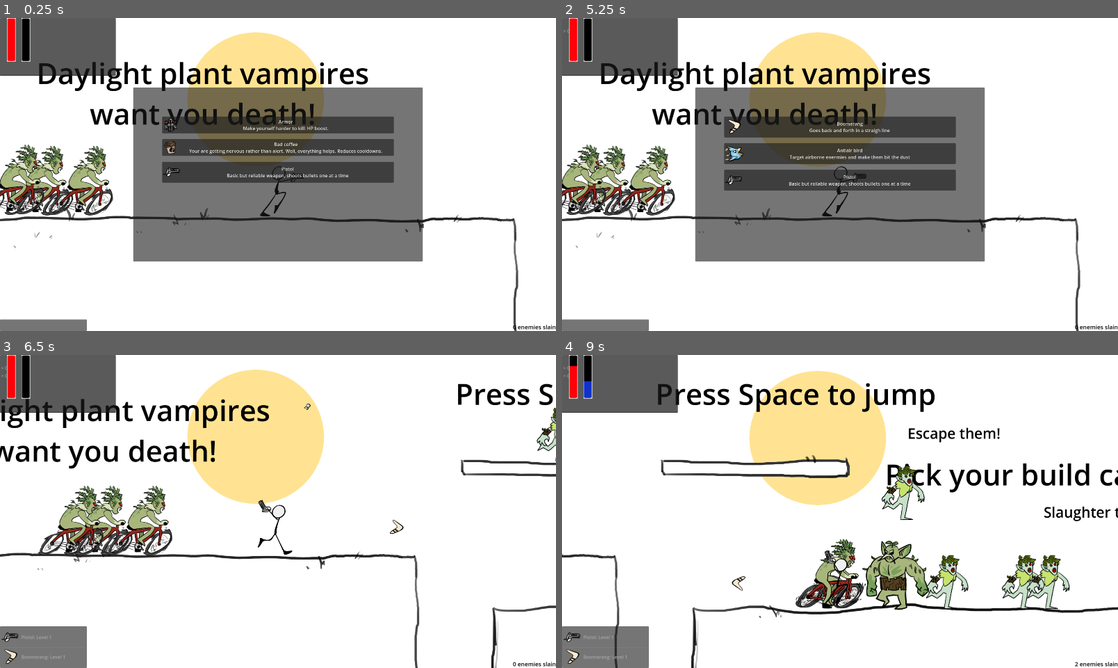
Above: before the commit, frames 1-4 (two rows, left to right).
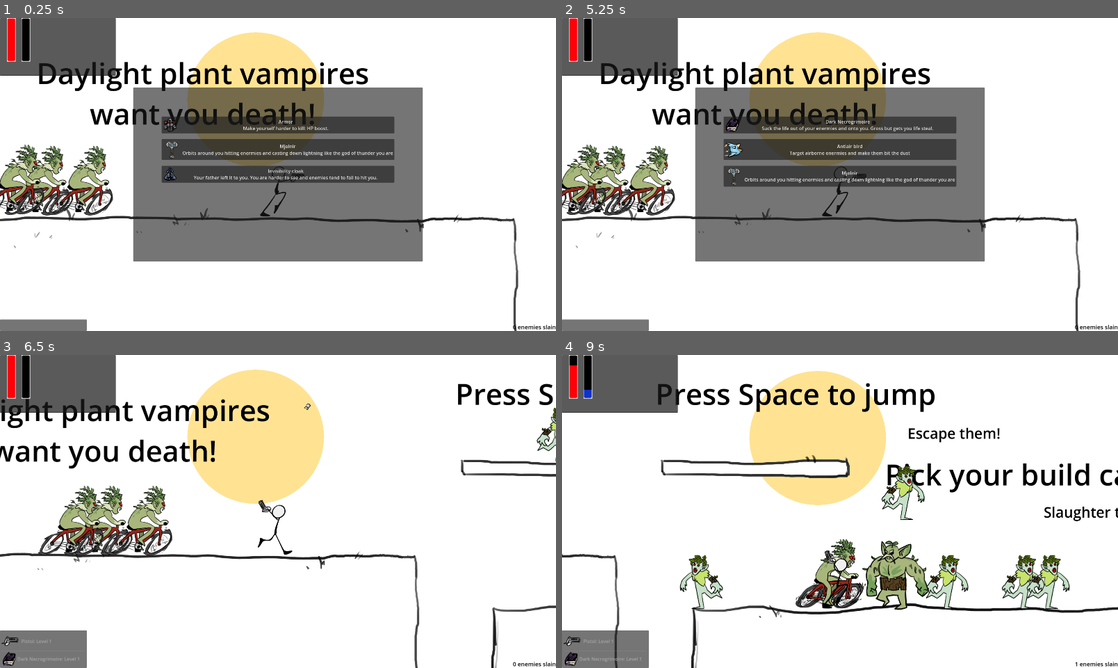
Above: after the commit, the same moments.

Repository: ricargoes/green-dusk
Game: Godot game, scene res://scenes/game.tscn
Same seed, same stepped clock (60 frames per second), same inputs: the game is played once before the commit and once after it. The engine's default icon, where the game draws it, is replaced by a stand-in: a white triangle on a blue panel in a dark square.
Inputs (mouse positions are in pixels of both pictures, inside the frame that each line leads up to):
- Up to frame 1 (0.25 s): no input
- Up to frame 2 (5.25 s): click "Armor Make yourself harder to…" at 0.5 s; tap Space (jump) at 1.25, 1.52, 2, 2.27, 2.75, 3.5, 3.77, 4.25, 4.52 s; click "Play Again" at 5 s
- Up to frame 3 (6.5 s): click (278, 461) at 5.75 s, where only the run after the commit has a clickable "Dark Necrogrimoire Suck the l…"
- Up to frame 4 (9 s): tap Space (jump) at 6.5, 6.77, 8.27 s

The runs differ from the first frame. In frame 1, 2.0% of the frame differs, in the area x 29-71%, y 31-53%; in frame 2, 4.1%, in the area x 0-71%, y 3-56%; in frame 3, 0.5%; in frame 4, 1.1%.

Commit message:
mjolnir added

Diff:
--- a/scenes/enemies/flying_enemy.gd
+++ b/scenes/enemies/flying_enemy.gd
@@ -11,12 +11,17 @@
 @export
 var attack_range: int = 500
 
+var is_dumb: bool = false
+
+func _custom_entry_behaviour():
+	is_dumb = randi() % 3 == 0
+
 func _process(delta: float) -> void:
 	if not is_inside_tree():
 		return
 	var hero: Node2D = get_tree().get_first_node_in_group("hero")
 	var distance_to_hero = hero.global_position - global_position
-	if distance_to_hero.length() < attack_range:
+	if distance_to_hero.length() < attack_range and not is_dumb:
 		velocity = distance_to_hero.normalized()* attack_speed
 	else:
 		wander_speed.y *= -1 if (global_position.y < wander_upper_limit and wander_speed.y < 0) or (global_position.y > wander_lower_limit and wander_speed.y > 0)  else 1
--- a/scenes/enemies/spawner.gd
+++ b/scenes/enemies/spawner.gd
@@ -5,10 +5,10 @@
 @export
 var spawning_frequency_by_level: Dictionary = {
 	1: 2.0,
-	2: 4.0,
-	3: 6.0,
-	4: 8.0,
-	5: 10.0
+	2: 6.0,
+	3: 10.0,
+	4: 14.0,
+	5: 20.0
 }
 @export
 var lifetime: float = 1.0
--- a/scenes/global/game_library.gd
+++ b/scenes/global/game_library.gd
@@ -36,12 +36,12 @@
 		#'icon': preload("res://resources/ui/icons/rocketlauncher.png"),
 		#'scene': preload("res://scenes/powerups/shotgun.tscn")
 	#},
-	#'Mjolnir': {
-		#'type': PowerUpType.Weapon,
-		#'description': 'Orbits around you hitting enermies and casting down lightning like the god of thunder you are',
-		#'icon': preload("res://resources/ui/icons/mjolnir.png"),
-		#'scene': preload("res://scenes/powerups/shotgun.tscn")
-	#},
+	'Mjolnir': {
+		'type': PowerUpType.Weapon,
+		'description': 'Orbits around you hitting enermies and casting down lightning like the god of thunder you are',
+		'icon': preload("res://resources/ui/icons/mjolnir.png"),
+		'scene': preload("res://scenes/powerups/mjolnir.tscn")
+	},
 	'Antiair bird': {
 		'type': PowerUpType.Weapon,
 		'description': 'Target airborne enermies and make them bit the dust',
--- a/scenes/hero.gd
+++ b/scenes/hero.gd
@@ -79,10 +79,10 @@
 
 func level_up():
 	get_tree().paused = true
+	level += 1
 	var can_levelup = $UI/LevelUpScreen.pick_powerup(powerups)
 	if can_levelup:
 		var powerup = await $UI/LevelUpScreen.powerup_selected
-		level += 1
 		xp_threshold = level*1000
 		if powerup != "":
 			equip_powerup(powerup)
--- /dev/null
+++ b/scenes/powerups/mjolnir.gd
@@ -0,0 +1,64 @@
+extends Node2D
+
+@export
+var pos_x_left := -900
+@export
+var pos_x_right := 900
+@export
+var hit_damage: float = 20.0
+@export
+var lightning_cooldown: float = 1.0
+@export
+var speed: float = 900
+
+var lighning_cooldown: float = 1.0
+
+var target_x: float = pos_x_right
+var cooldown_booster: float = 1.0
+
+func _ready() -> void:
+	$Cooldown.wait_time = lightning_cooldown
+
+func _process(delta: float) -> void:
+	global_position.y = 20
+	var distance_to_target: float = (target_x - position.x)
+	position.x += sign(distance_to_target)*speed*delta
+	if abs(distance_to_target) < 100:
+		OnScreenTerminal.log(target_x)
+		target_x = pos_x_left if target_x == pos_x_right else pos_x_right
+
+func lightning() -> void:
+	var lighning_distance = $Probe.get_collision_point().y - global_position.y if $Probe.is_colliding() else 2500
+
+	$Lightning.scale.y = lighning_distance/908
+	$Lightning.show()
+	$LightningFlash.start()
+	for enemy: Enemy in $Lightning.get_overlapping_bodies():
+		enemy.hurt(hit_damage)
+
+func cooldown_boost(boost: float):
+	cooldown_booster = boost
+	$Cooldown.wait_time = lightning_cooldown/boost
+
+func set_level(level: int):
+	match level:
+		1:
+			hit_damage = 20.0
+			lightning_cooldown = 0.75
+		2:
+			hit_damage = 20.0
+			lightning_cooldown = 0.5
+		3:
+			hit_damage = 40.0
+			lightning_cooldown = 0.5
+		4:
+			hit_damage = 40.0
+			lightning_cooldown = 0.4
+		5:
+			hit_damage = 50.0
+			lightning_cooldown = 0.25
+	$Cooldown.wait_time = lightning_cooldown/cooldown_booster
+
+
+func _on_lightning_flash_timeout() -> void:
+	$Lightning.hide()
--- /dev/null
+++ b/scenes/powerups/mjolnir.tscn
@@ -0,0 +1,92 @@
+[gd_scene load_steps=9 format=3 uid="uid://dlovanld4rtcs"]
+
+[ext_resource type="Texture2D" uid="uid://bjb6b1jrwfeym" path="res://resources/sprites/weapons/Mjolnir.png" id="1_cf0m4"]
+[ext_resource type="Script" path="res://scenes/powerups/mjolnir.gd" id="2_svub6"]
+[ext_resource type="Texture2D" uid="uid://vutwrfqxe4xr" path="res://resources/sprites/weapons/rayo.png" id="3_y8474"]
+
+[sub_resource type="Animation" id="Animation_6vr4f"]
+resource_name = "turn"
+length = 0.5
+loop_mode = 1
+tracks/0/type = "value"
+tracks/0/imported = false
+tracks/0/enabled = true
+tracks/0/path = NodePath(".:rotation")
+tracks/0/interp = 1
+tracks/0/loop_wrap = true
+tracks/0/keys = {
+"times": PackedFloat32Array(0, 0.5),
+"transitions": PackedFloat32Array(1, 1),
+"update": 0,
+"values": [0.0, 6.28319]
+}
+
+[sub_resource type="Animation" id="Animation_6y8a6"]
+length = 0.001
+tracks/0/type = "value"
+tracks/0/imported = false
+tracks/0/enabled = true
+tracks/0/path = NodePath(".:rotation")
+tracks/0/interp = 1
+tracks/0/loop_wrap = true
+tracks/0/keys = {
+"times": PackedFloat32Array(0),
+"transitions": PackedFloat32Array(1),
+"update": 0,
+"values": [0.0]
+}
+
+[sub_resource type="AnimationLibrary" id="AnimationLibrary_q88sw"]
+_data = {
+"RESET": SubResource("Animation_6y8a6"),
+"turn": SubResource("Animation_6vr4f")
+}
+
+[sub_resource type="RectangleShape2D" id="RectangleShape2D_ujjhb"]
+size = Vector2(56.0002, 949)
+
+[sub_resource type="RectangleShape2D" id="RectangleShape2D_mx5i3"]
+size = Vector2(232, 145)
+
+[node name="Mjolnir" type="Node2D" groups=["weapon"]]
+script = ExtResource("2_svub6")
+
+[node name="Sprite" type="Sprite2D" parent="."]
+texture = ExtResource("1_cf0m4")
+
+[node name="AnimationPlayer" type="AnimationPlayer" parent="Sprite"]
+libraries = {
+"": SubResource("AnimationLibrary_q88sw")
+}
+autoplay = "turn"
+
+[node name="Lightning" type="Area2D" parent="."]
+visible = false
+collision_layer = 0
+collision_mask = 2
+
+[node name="Sprite2D" type="Sprite2D" parent="Lightning"]
+texture = ExtResource("3_y8474")
+offset = Vector2(0, 454)
+
+[node name="CollisionShape2D" type="CollisionShape2D" parent="Lightning"]
+position = Vector2(0, 464.5)
+shape = SubResource("RectangleShape2D_ujjhb")
+
+[node name="CollisionShape2D2" type="CollisionShape2D" parent="Lightning"]
+position = Vector2(1.00016, 874.5)
+shape = SubResource("RectangleShape2D_mx5i3")
+
+[node name="Probe" type="RayCast2D" parent="."]
+target_position = Vector2(0, 1200)
+collision_mask = 4
+
+[node name="Cooldown" type="Timer" parent="."]
+autostart = true
+
+[node name="LightningFlash" type="Timer" parent="."]
+wait_time = 0.1
+one_shot = true
+
+[connection signal="timeout" from="Cooldown" to="." method="lightning"]
+[connection signal="timeout" from="LightningFlash" to="." method="_on_lightning_flash_timeout"]
--- a/scenes/powerups/pistol.gd
+++ b/scenes/powerups/pistol.gd
@@ -10,6 +10,7 @@
 var bullets_range: float = 1
 
 var target: Enemy = null
+var cooldown_booster: float = 1.0
 
 func _ready() -> void:
 	$ShootingCooldown.wait_time = shooting_cooldown
@@ -49,10 +50,11 @@
 			shooting_cooldown = 0.1
 			arm_rotation_speed = 4*PI
 			bullets_range = 1.5
+	$ShootingCooldown.wait_time = shooting_cooldown/cooldown_booster
 
 func cooldown_boost(boost: float):
+	cooldown_booster = boost
 	$ShootingCooldown.wait_time = shooting_cooldown/boost
-	OnScreenTerminal.log($ShootingCooldown.wait_time)
 
 func select_target():
 	target = null
--- a/scenes/powerups/shotgun.gd
+++ b/scenes/powerups/shotgun.gd
@@ -8,6 +8,7 @@
 var bullets_range: float = 0.4
 
 var level = 1
+var cooldown_booster: float = 1.0
 
 func _ready() -> void:
 	$Cooldown.wait_time = cooldown_time
@@ -45,7 +46,8 @@
 
 
 func cooldown_boost(boost: float):
-	$Cooldown.wait_time = cooldown_time/boost
+	cooldown_booster = boost
+	$Cooldown.wait_time = cooldown_time/cooldown_booster
 
 func set_level(new_level: int):
 	level = new_level
@@ -70,3 +72,4 @@
 			cooldown_time = 0.8
 			rotation_speed = 4*PI
 			bullets_range = 0.6
+	$Cooldown.wait_time = cooldown_time/cooldown_booster
--- a/scenes/terrain/terrain_chunk_1.tscn
+++ b/scenes/terrain/terrain_chunk_1.tscn
@@ -32,6 +32,13 @@
 
 [node name="Spawner1" parent="Enemies" index="0" node_paths=PackedStringArray("destination", "activator") instance=ExtResource("3_eakqu")]
 position = Vector2(3575, 81)
+spawning_frequency_by_level = {
+1: 2.0,
+2: 6.0,
+3: 10.0,
+4: 15.0,
+5: 20.0
+}
 destination = NodePath("../../Helpers/Dest1")
 activator = NodePath("../../Helpers/Activator")
 
